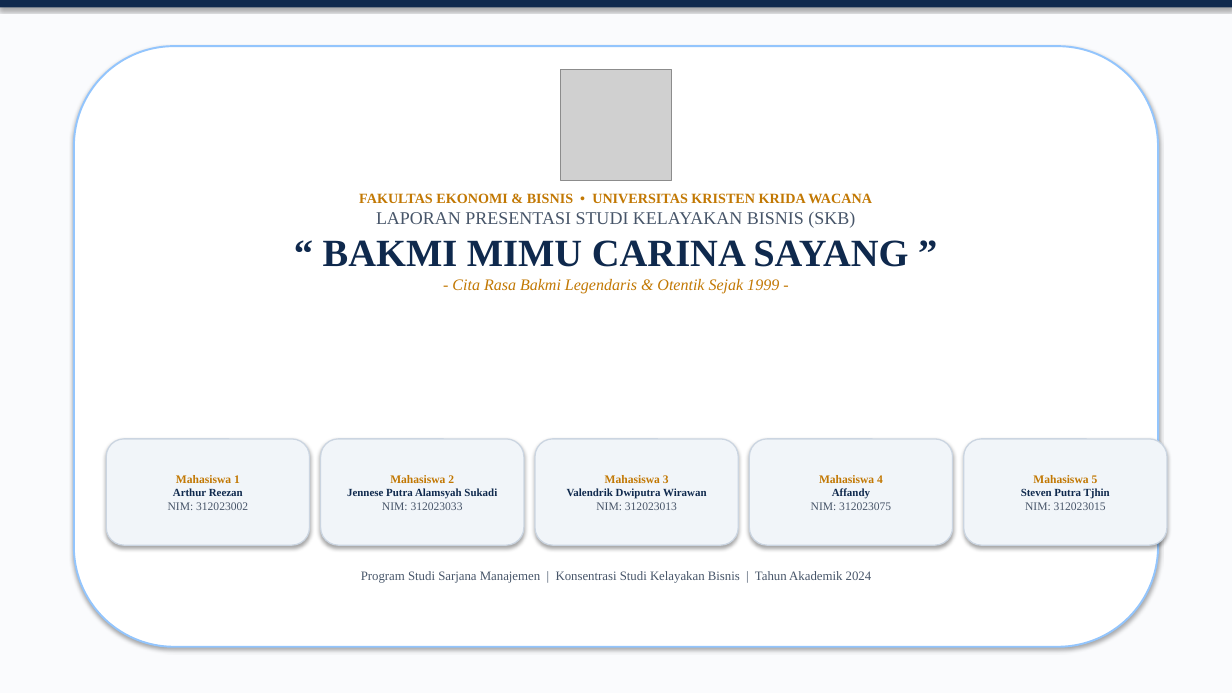
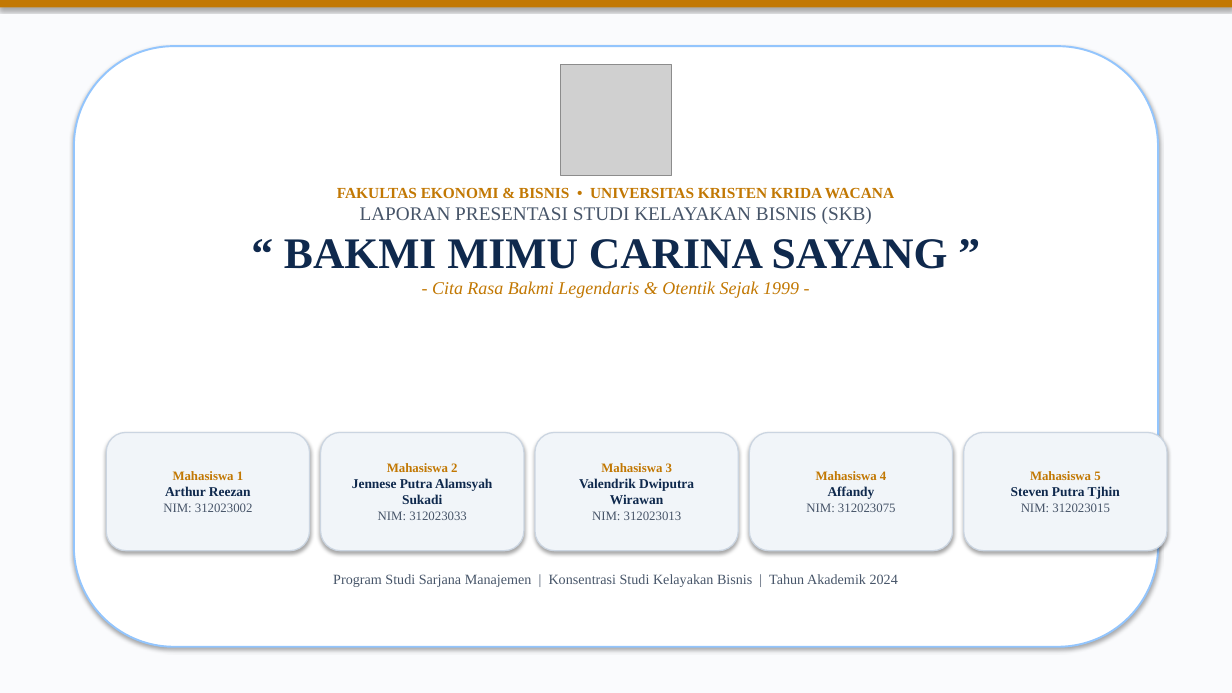
Before and after one commit to arthurfreelanceinquiries-alt/SKB-Bakmi-Mimu, a slide deck: slide 1 of naskah utama/Presentasi_SKB_Bakmi_Mimu_Carina_Sayang.pptx. Drawn at 1232x693 pixels with LibreOffice and Linux fonts; fonts in the diff are those of the drawing; grey boxes stand for pictures. Boxes give left, top, right and bottom in pixels: in the first picture for what was removed or moved away, otherwise in the second. Text is boxed around its words. In the diff, an @@ line names an element or a change of style, - is before the commit and + after.

```diff
--- a/naskah utama/Presentasi_SKB_Bakmi_Mimu_Carina_Sayang.pptx
+++ b/naskah utama/Presentasi_SKB_Bakmi_Mimu_Carina_Sayang.pptx
@@ rectangle at (0,0,1232,7): fill #0F294D to #C27803 @@
@@ picture: place and size @@
-picture at (561,69,672,180)
+picture at (561,65,672,176)
@@ text "FAKULTAS EKONOMI & BISNIS • ..." at (284,187,948,298): size 11 to 12 pt in "FAKULTAS EKONOMI & BISNIS • UNIVERSITAS KRISTEN ..."; size 14 to 15 pt in "LAPORAN PRESENTASI STUDI KELAYAKAN BISNIS (SKB)"; size 30 to 34 pt in "“ BAKMI MIMU CARINA SAYANG ”"; size 12.5 to 14 pt in "- Cita Rasa Bakmi Legendaris & Otentik ..." @@
@@ rounded rectangle "Mahasiswa 1": place and size @@
-rounded rectangle "Mahasiswa 1" at (106,439,310,545)
+rounded rectangle "Mahasiswa 1" at (106,433,310,551)
@@ rounded rectangle "Mahasiswa 1" at (106,433,310,551): size 9 to 10 pt in "Mahasiswa 1", "NIM: 312023002"; size 8.5 to 10.5 pt in "Arthur Reezan" @@
@@ rounded rectangle "Mahasiswa 2": place and size @@
-rounded rectangle "Mahasiswa 2" at (321,439,524,545)
+rounded rectangle "Mahasiswa 2" at (321,433,524,551)
@@ rounded rectangle "Mahasiswa 2" at (321,433,524,551): size 9 to 10 pt in "Mahasiswa 2", "NIM: 312023033"; size 8.5 to 10.5 pt in "Jennese Putra Alamsyah Sukadi" @@
@@ rounded rectangle "Mahasiswa 3": place and size @@
-rounded rectangle "Mahasiswa 3" at (535,439,738,545)
+rounded rectangle "Mahasiswa 3" at (535,433,738,551)
@@ rounded rectangle "Mahasiswa 3" at (535,433,738,551): size 9 to 10 pt in "Mahasiswa 3", "NIM: 312023013"; size 8.5 to 10.5 pt in "Valendrik Dwiputra Wirawan" @@
@@ rounded rectangle "Mahasiswa 4": place and size @@
-rounded rectangle "Mahasiswa 4" at (750,439,953,545)
+rounded rectangle "Mahasiswa 4" at (750,433,953,551)
@@ rounded rectangle "Mahasiswa 4" at (750,433,953,551): size 9 to 10 pt in "Mahasiswa 4", "NIM: 312023075"; size 8.5 to 10.5 pt in "Affandy" @@
@@ rounded rectangle "Mahasiswa 5": place and size @@
-rounded rectangle "Mahasiswa 5" at (964,439,1167,545)
+rounded rectangle "Mahasiswa 5" at (964,433,1167,551)
@@ rounded rectangle "Mahasiswa 5" at (964,433,1167,551): size 9 to 10 pt in "Mahasiswa 5", "NIM: 312023015"; size 8.5 to 10.5 pt in "Steven Putra Tjhin" @@
@@ text "Program Studi Sarjana Manajemen | ..." at (333,574,898,587): size 10 to 11 pt @@
```
Also in this commit, not shown: 11 other slides changed, 1 slide added, 10 slides removed, 3 other files.
